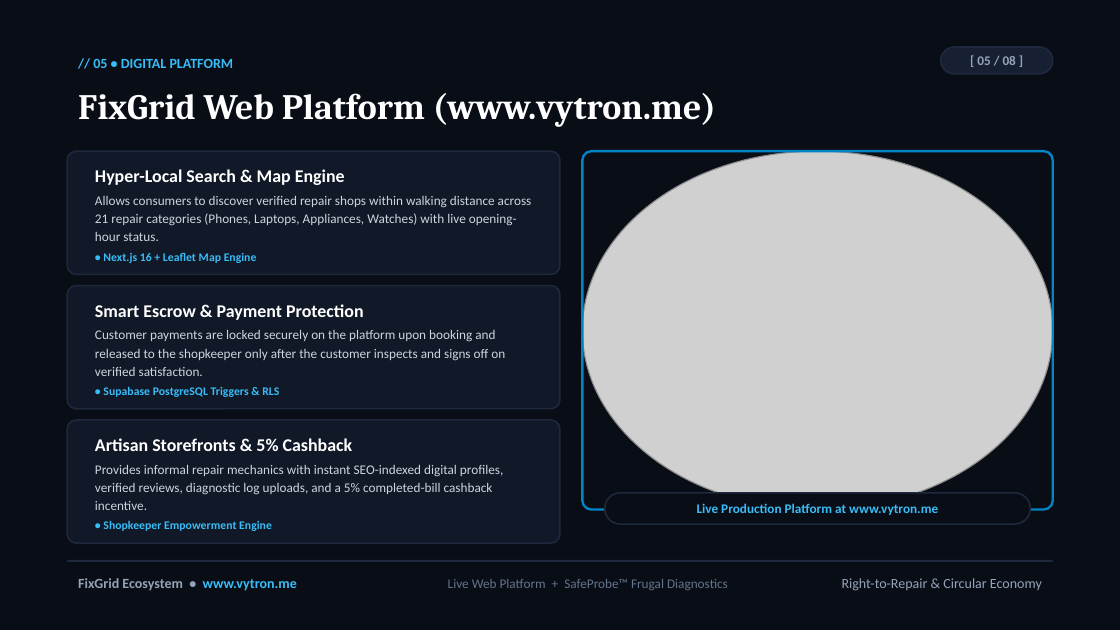
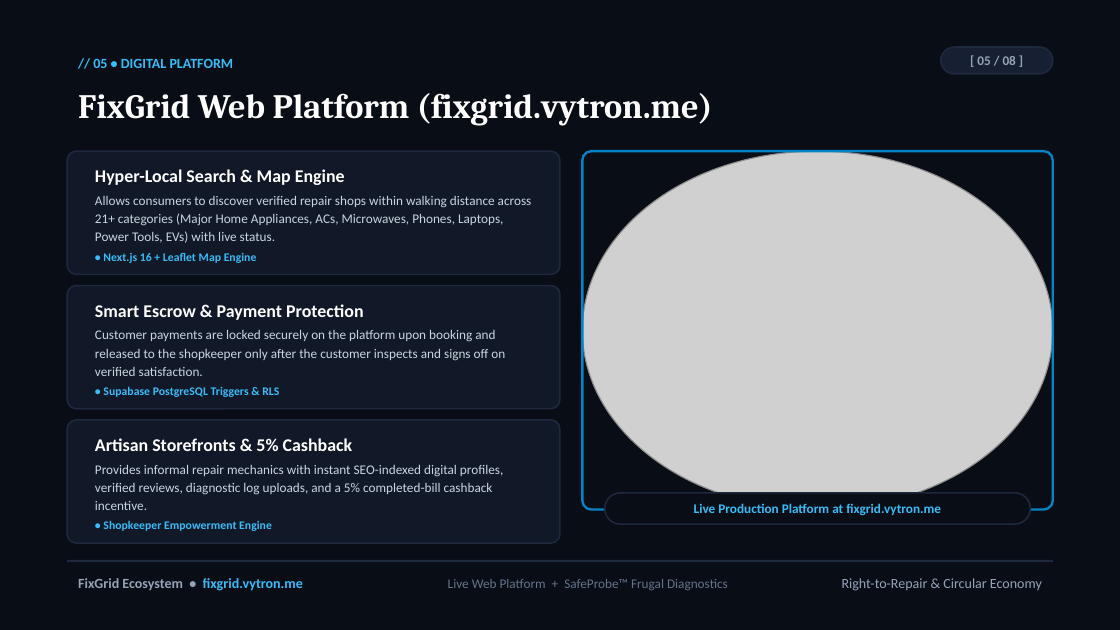
Before and after one commit to rishitjindal2011/FixGrid, a slide deck: slide 5 of FixGrid_Innovation_Presentation.pptx. Drawn at 1120x630 pixels with LibreOffice and Linux fonts; fonts in the diff are those of the drawing; grey boxes stand for pictures. Boxes give left, top, right and bottom in pixels: in the first picture for what was removed or moved away, otherwise in the second. Text is boxed around its words. In the diff, an @@ line names an element or a change of style, - is before the commit and + after.

```diff
--- a/FixGrid_Innovation_Presentation.pptx
+++ b/FixGrid_Innovation_Presentation.pptx
@@ text at [78,93,713,126]: text changed; size 23 to 22 pt @@
-FixGrid Web Platform (www.vytron.me)
+FixGrid Web Platform (fixgrid.vytron.me)
@@ text at [95,196,532,243]: text changed @@
-Allows consumers to discover verified repair shops within walking distance across 21 repair categories (Phones, Laptops, Appliances, Watches) with live opening-hour status.
+Allows consumers to discover verified repair shops within walking distance across 21+ categories (Major Home Appliances, ACs, Microwaves, Phones, Laptops, Power Tools, EVs) with live status.
@@ text at [694,503,941,516]: text changed @@
-Live Production Platform at www.vytron.me
+Live Production Platform at fixgrid.vytron.me
@@ text at [78,578,303,591]: text changed @@
-FixGrid Ecosystem • www.vytron.me
+FixGrid Ecosystem • fixgrid.vytron.me
```
Also in this commit, not shown: 6 other slides changed, 1 slide added, 1 slide removed, 11 other files.
